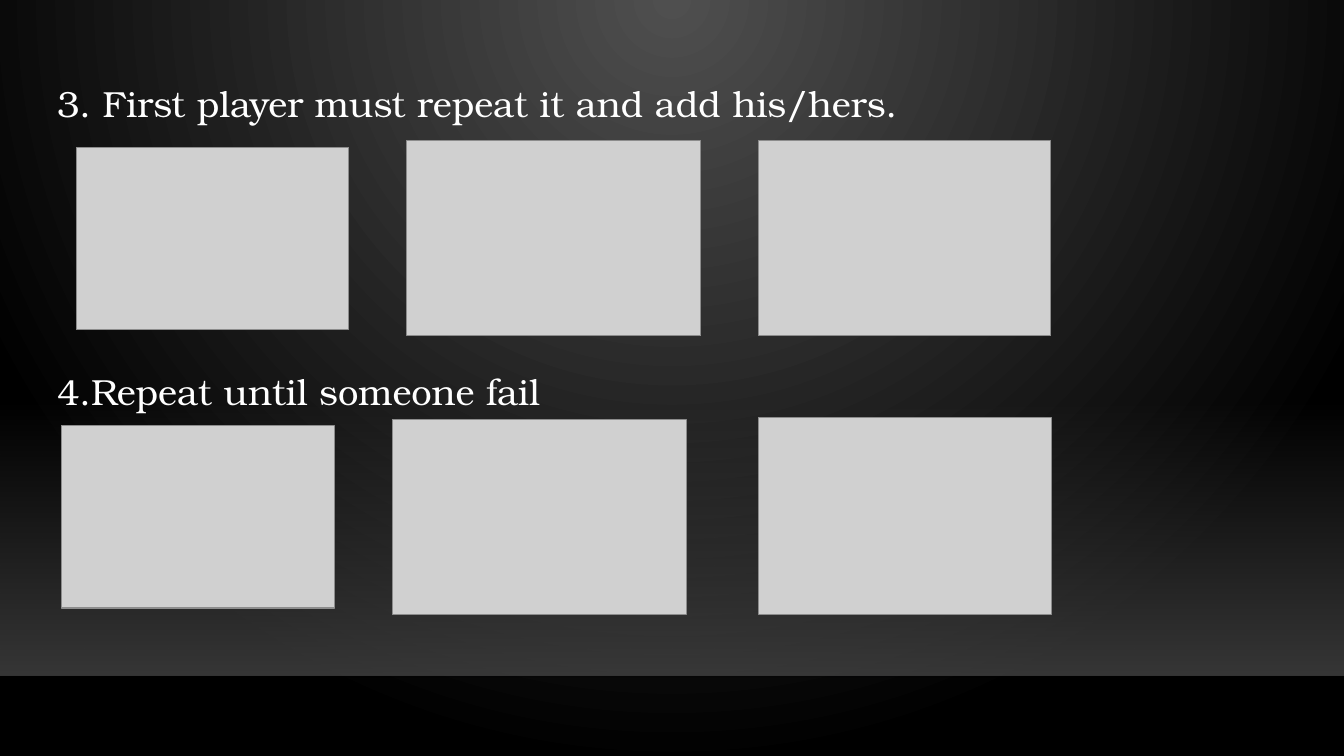
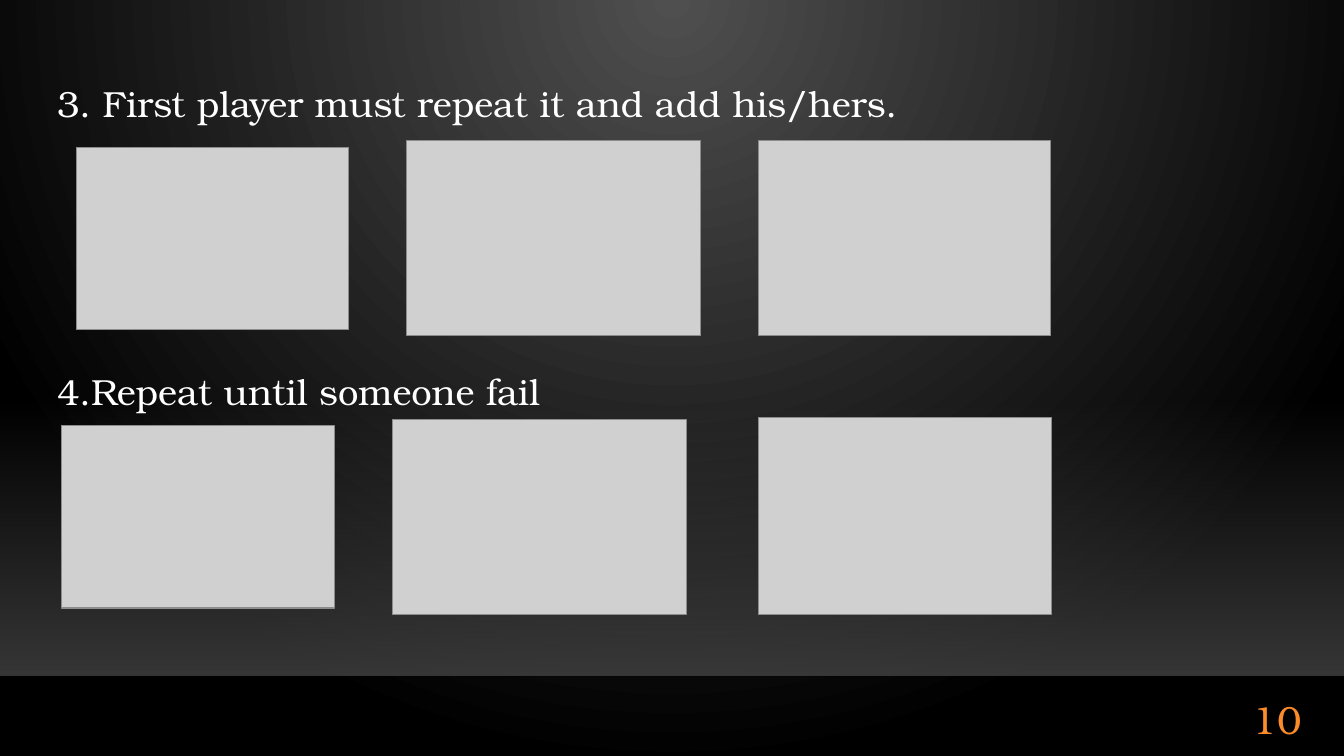
Before and after one commit to Al0nesauurs/etc, a slide deck: slide 10 of Work/present_iWing v2.pptx (slide 9 before the commit). Drawn at 1344x756 pixels with LibreOffice and Linux fonts; fonts in the diff are those of the drawing; grey boxes stand for pictures; background and template pictures are left out. Boxes give left, top, right and bottom in pixels: in the first picture for what was removed or moved away, otherwise in the second. Text is boxed around its words. In the diff, an @@ line names an element or a change of style, - is before the commit and + after.

```diff
--- a/Work/present_iWing v2.pptx
+++ b/Work/present_iWing v2.pptx
@@ page number added at (x1=1253, y1=706, x2=1302, y2=735), 28 pt, text #FB8C29 @@
+10
```
Also in this commit, not shown: 11 other slides changed, 2 slides added.
